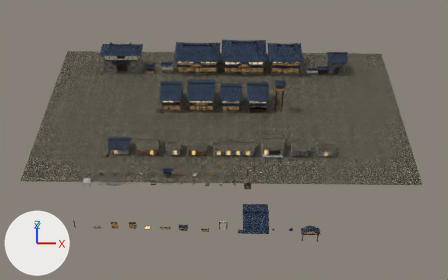
The Blender file Oxygen/project/Assets/Models/JapaneseCity/Source/JP_Kit/JP_Kit.blend as it was, and as the next commit left it.
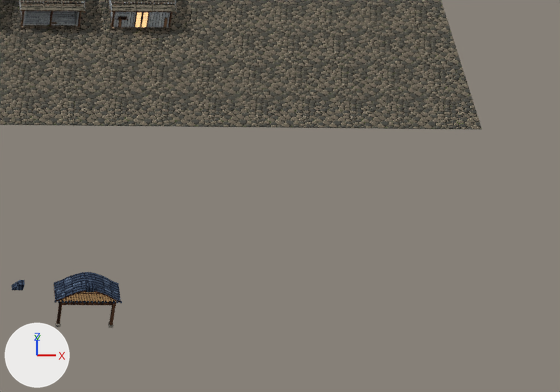
The first picture shows the older version from a camera (50 mm lens) standing at (2.7, -142.7, 132.3) and looking at (0.7, 7.9, -0.4). The close-ups show the older and then the newer version on the part from 64% to 99% of the width and 53% to 93% of the height of that picture. Only the edits that show in the close-ups are written down. Every picture has the same lights, and +X, +Y and +Z are marked at lower left.

Script lines for the objects in view, before the commit:
```python
ob_jp_gable_cusped = bpy.data.objects.new('JP_Gable_Cusped', me_jp_gable_cusped)
ob_jp_gable_cusped.location = (25.0, -30.0, 0.0)
ob_jp_poor_fishstore_a = bpy.data.objects.new('JP_Poor_FishStore_A', me_jp_poor_fishstore_a)
ob_jp_poor_fishstore_a.location = (32.5, 0.0, 0.0)
ob_jp_showcase_floor = bpy.data.objects.new('JP_Showcase_Floor', me_jp_showcase_floor)
ob_jp_showcase_floor.location = (0.0, -12.0, 0.0)
# also in view: 'JP_Poor_NetShed_A' at (24.5, 2.0, 1.9)
```
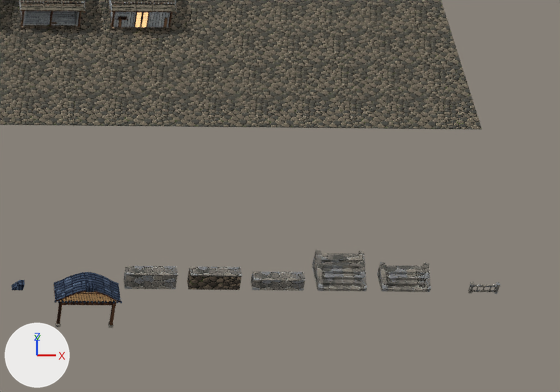
The change, as a list of edits to the scene's bpy script:
```text
Add me_jp_railing_stone_2m:
    me_jp_railing_stone_2m.from_pydata(...)  # 72 vertices, 54 faces; spans x -0.14..2.14, y -0.14..0.14, z 0.0..1.05
    me_jp_railing_stone_2m.materials.append(mat_jp_stone_granite)  # picture img_jp_stone_granite_png
Add me_jp_stairs_granite_3m_low:
    me_jp_stairs_granite_3m_low.from_pydata(...)  # 38 vertices, 36 faces; spans x -1.9..1.9, y 0.0..1.82, z 0.0..1.35
    me_jp_stairs_granite_3m_low.materials.append(mat_jp_stone_granite)  # picture img_jp_stone_granite_png
Add me_jp_stairs_granite_3m:
    me_jp_stairs_granite_3m.from_pydata(...)  # 50 vertices, 48 faces; spans x -1.9..1.9, y 0.0..2.58, z 0.0..1.85
    me_jp_stairs_granite_3m.materials.append(mat_jp_stone_granite)  # picture img_jp_stone_granite_png
Add me_jp_wall_retaining_granite_4m_low:
    me_jp_wall_retaining_granite_4m_low.from_pydata(...)  # 16 vertices, 12 faces; spans x -2.0..2.0, y 0.0..0.95, z 0.0..1.12
    me_jp_wall_retaining_granite_4m_low.materials.append(mat_jp_stone_granite)  # picture img_jp_stone_granite_png
Add me_jp_wall_retaining_rough_4m:
    me_jp_wall_retaining_rough_4m.from_pydata(...)  # 16 vertices, 12 faces; spans x -2.0..2.0, y 0.0..0.95, z 0.0..1.62
    # faces by material slot: [6, 6]
    me_jp_wall_retaining_rough_4m.materials.append(mat_jp_stone_rough)  # picture img_jp_stone_rough_png
    me_jp_wall_retaining_rough_4m.materials.append(mat_jp_stone_granite)  # picture img_jp_stone_granite_png
Add me_jp_wall_retaining_granite_4m:
    me_jp_wall_retaining_granite_4m.from_pydata(...)  # 16 vertices, 12 faces; spans x -2.0..2.0, y 0.0..0.95, z 0.0..1.62
    me_jp_wall_retaining_granite_4m.materials.append(mat_jp_stone_granite)  # picture img_jp_stone_granite_png
Add ob_jp_railing_stone_2m:
    ob_jp_railing_stone_2m = bpy.data.objects.new('JP_Railing_Stone_2m', me_jp_railing_stone_2m)
    ob_jp_railing_stone_2m.location = (55.0, -30.0, 0.0)
Add ob_jp_stairs_granite_3m_low:
    ob_jp_stairs_granite_3m_low = bpy.data.objects.new('JP_Stairs_Granite_3m_Low', me_jp_stairs_granite_3m_low)
    ob_jp_stairs_granite_3m_low.location = (50.0, -30.0, 0.0)
Add ob_jp_stairs_granite_3m:
    ob_jp_stairs_granite_3m = bpy.data.objects.new('JP_Stairs_Granite_3m', me_jp_stairs_granite_3m)
    ob_jp_stairs_granite_3m.location = (45.0, -30.0, 0.0)
Add ob_jp_wall_retaining_granite_4m_low:
    ob_jp_wall_retaining_granite_4m_low = bpy.data.objects.new('JP_Wall_Retaining_Granite_4m_Low', me_jp_wall_retaining_granite_4m_low)
    ob_jp_wall_retaining_granite_4m_low.location = (40.0, -30.0, 0.0)
Add ob_jp_wall_retaining_rough_4m:
    ob_jp_wall_retaining_rough_4m = bpy.data.objects.new('JP_Wall_Retaining_Rough_4m', me_jp_wall_retaining_rough_4m)
    ob_jp_wall_retaining_rough_4m.location = (35.0, -30.0, 0.0)
Add ob_jp_wall_retaining_granite_4m:
    ob_jp_wall_retaining_granite_4m = bpy.data.objects.new('JP_Wall_Retaining_Granite_4m', me_jp_wall_retaining_granite_4m)
    ob_jp_wall_retaining_granite_4m.location = (30.0, -30.0, 0.0)
```

Changed parts and their boxes [x1, y1, x2, y2] in the close-ups (560 x 392 px):
'JP_Stairs_Granite_3m', added
    after: [312, 250, 367, 291]
'JP_Stairs_Granite_3m_Low', added
    after: [377, 262, 431, 292]
'JP_Wall_Retaining_Rough_4m', added
    after: [187, 267, 242, 290]
    faces in mat_jp_stone_rough (picture img_jp_stone_rough_png): [187, 269, 241, 290]
    faces in mat_jp_stone_granite (picture img_jp_stone_granite_png): [189, 267, 242, 277]
'JP_Wall_Retaining_Granite_4m', added
    after: [123, 266, 178, 289]
'JP_Wall_Retaining_Granite_4m_Low', added
    after: [251, 271, 305, 291]
'JP_Railing_Stone_2m', added
    after: [468, 282, 500, 294]
